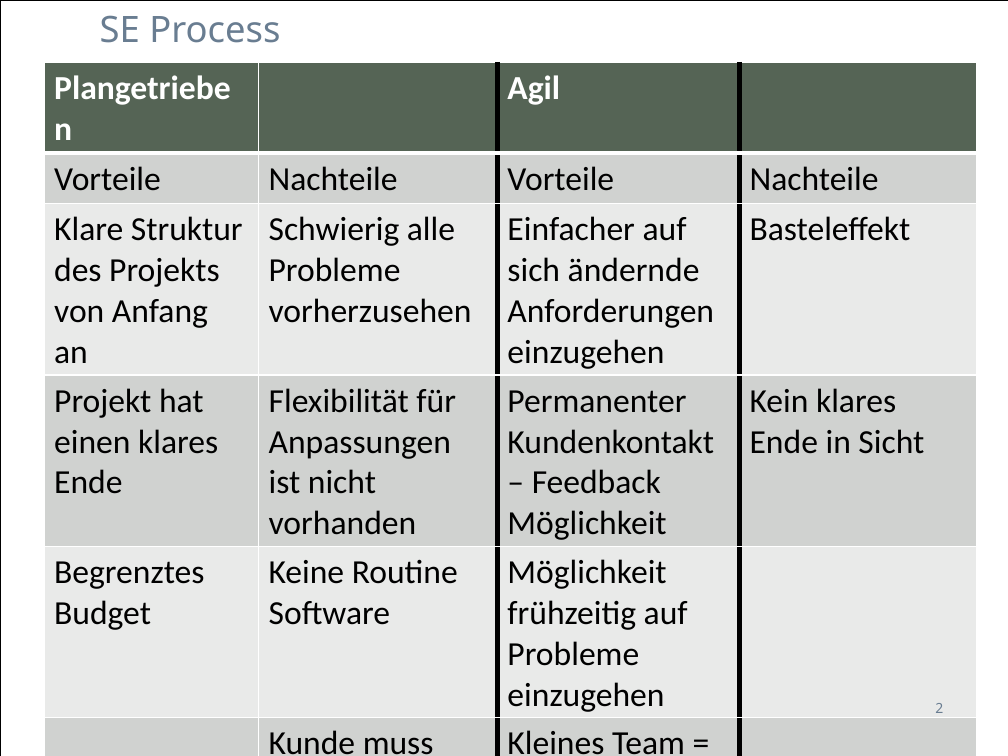
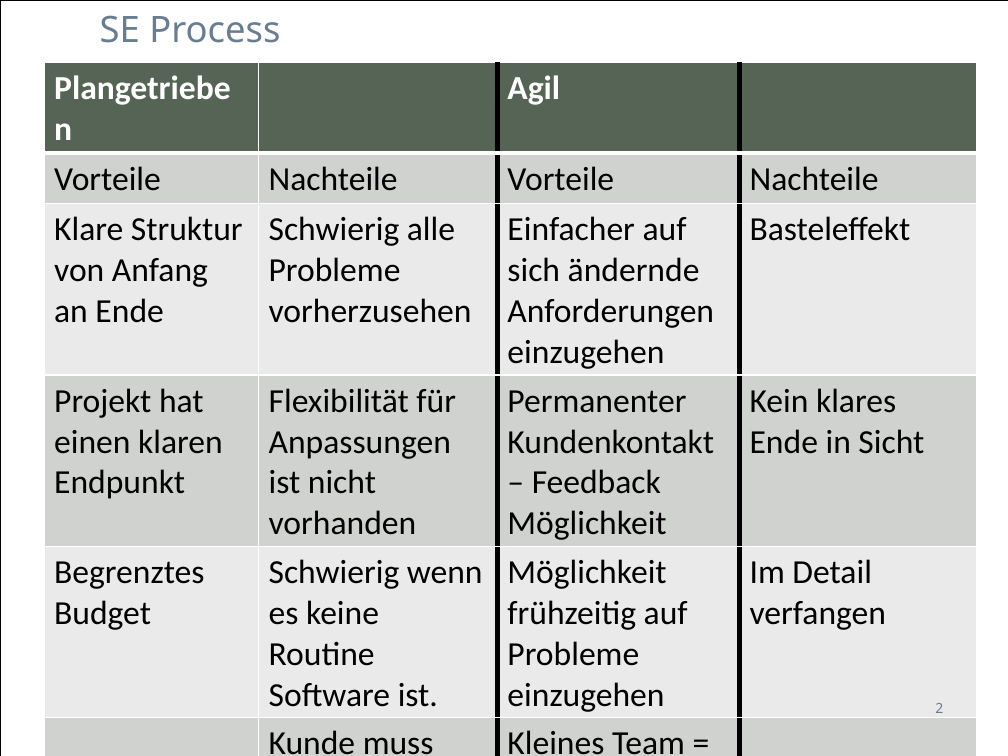
Before and after one commit to zyssm4/ch.bfh.btx8081.w2015.red, a slide deck: slide 2 of doc/Task02/Task02.pptx. Drawn at 1008x756 pixels with LibreOffice and Linux fonts; fonts in the diff are those of the drawing. Boxes give left, top, right and bottom in pixels: in the first picture for what was removed or moved away, otherwise in the second. Text is boxed around its words. In the diff, an @@ line names an element or a change of style, - is before the commit and + after.

```diff
--- a/doc/Task02/Task02.pptx
+++ b/doc/Task02/Task02.pptx
@@ table at (44, 62, 977, 756) @@
-row 3, column 1: Klare Struktur des Projekts von Anfang an
+row 3, column 1: Klare Struktur von Anfang an Ende
-row 4, column 1: Projekt hat einen klares Ende
+row 4, column 1: Projekt hat einen klaren Endpunkt
-row 5, column 2: Keine Routine Software
+row 5, column 2: Schwierig wenn es keine Routine Software ist.
-row 5, column 4: 
+row 5, column 4: Im Detail verfangen
```
